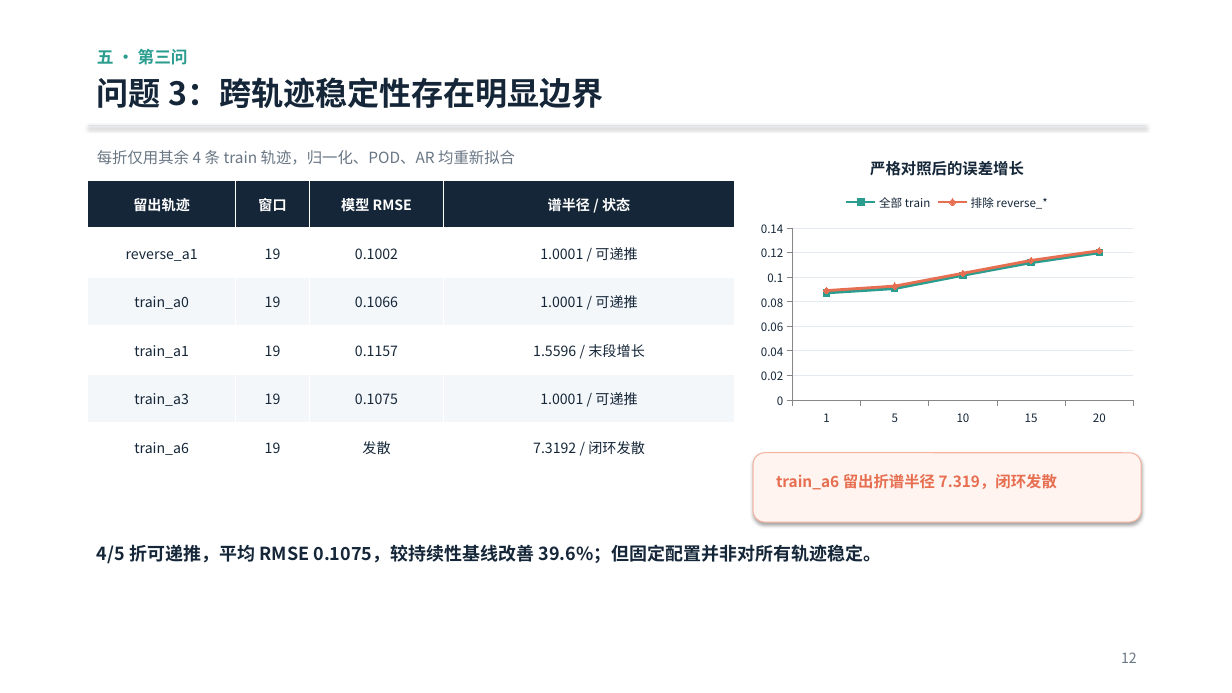
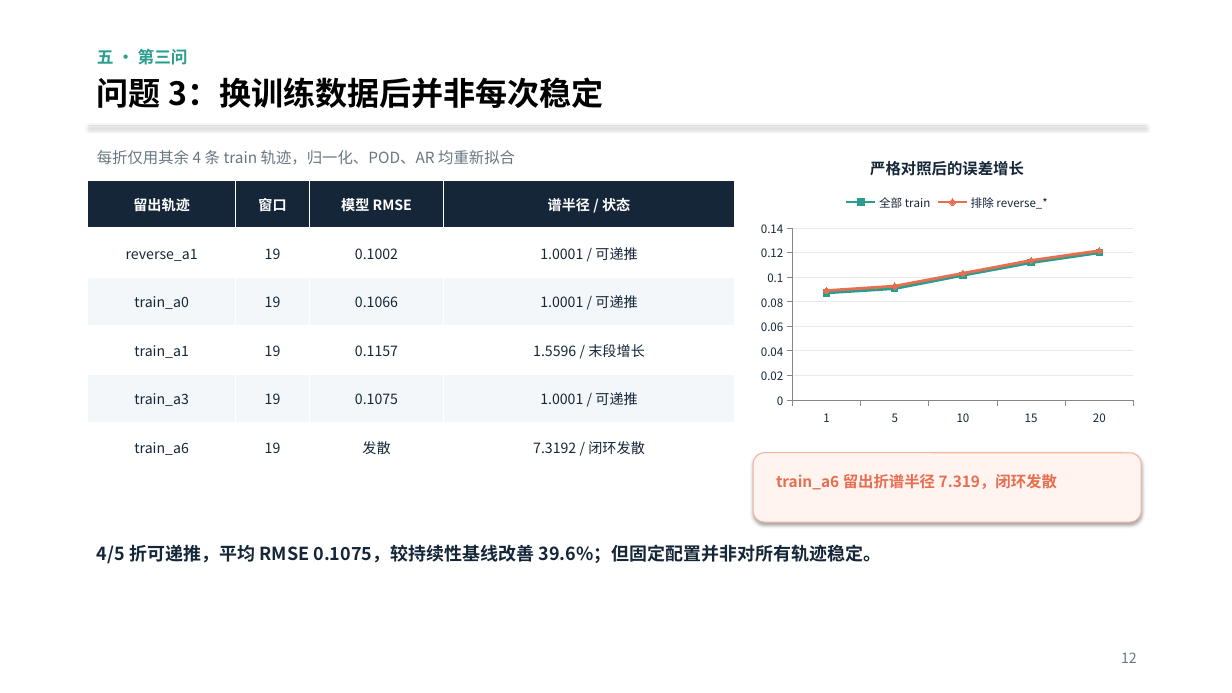
Before and after one commit to tuofeilun711/-A-, a slide deck: slide 12 of deliverables/A题_POD-AR_答辩汇报.pptx. Drawn at 1232x693 pixels with LibreOffice and Linux fonts; fonts in the diff are those of the drawing. Boxes give left, top, right and bottom in pixels: in the first picture for what was removed or moved away, otherwise in the second. Text is boxed around its words. In the diff, an @@ line names an element or a change of style, - is before the commit and + after.

```diff
--- a/deliverables/A题_POD-AR_答辩汇报.pptx
+++ b/deliverables/A题_POD-AR_答辩汇报.pptx
@@ text at <box>97,77,603,108</box>: text changed; text colour #142638 to #000000 @@
-问题 3：跨轨迹稳定性存在明显边界
+问题 3：换训练数据后并非每次稳定
```
Also in this commit, not shown: 3 other slides changed.
